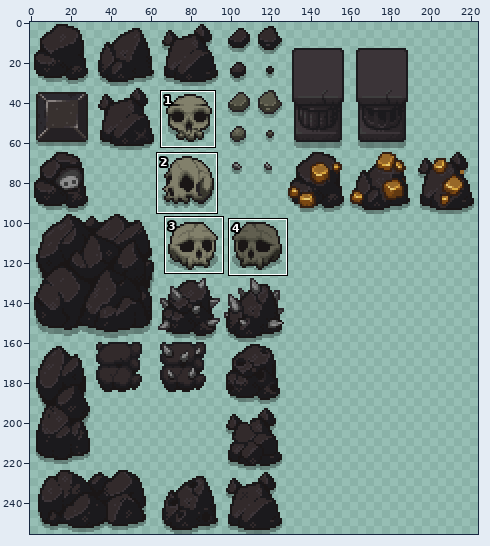
Sprite sheet: resources/gfx/grid/rocks_closet.png. Above, an overview of the earlier version with the close-up marked.
Close-up. Before the commit:
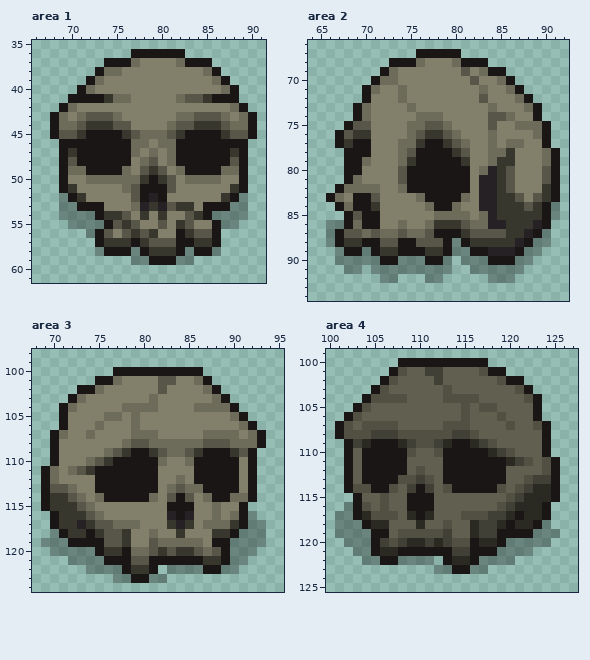
The file is 256x256 pixels. Colours within 5 levels of each other are drawn and written as one. Shown: area 1: x 66..91, y 35..61; area 2: x 64..92, y 66..94; area 3: x 68..95, y 98..124; area 4: x 100..127, y 99..125. The old version is drawn lined up with the new one, on the new canvas. The commit also changed other parts of the picture, which this record leaves out.
Now the later version:
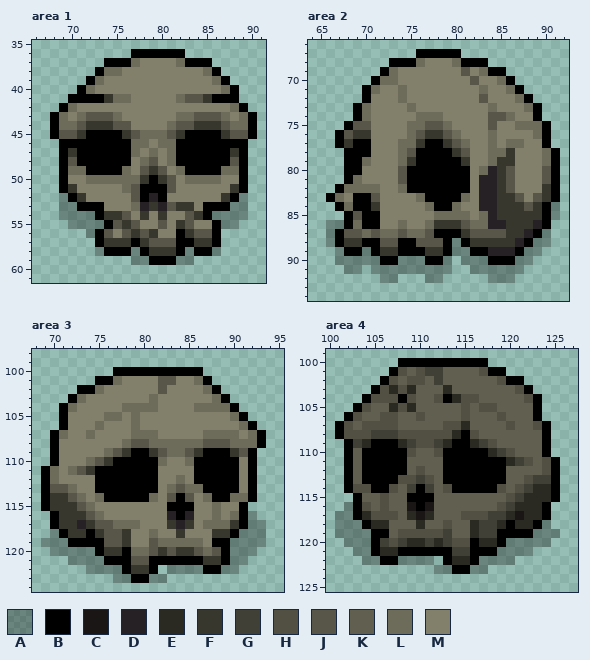
Palette (. is transparent): A #0000004d  B #000000  C #1a1616  D #252124  E #2a2922  F #38372e  G #414036  H #515043  J #575648  K #615f50  L #6d6b5a  M #82806b
Changes in this commit:
canvas 256x256 -> 224x256 (the part of the old canvas that was cut away was empty and is not shown)
--- area 1
@@ x 66..91 @@
 35 ..........................
-36 ...........CCCCCC.........
-37 ........CCCLMMMMLCCC......
-38 .......CLLMMMMMMMMMLC.....
-39 ......CLMMMMMMMMMMMMLC....
-40 .....CLMMMMMMMMMMMMMMLC...
-41 ....CCCCFLLMMMMMLJJFCCC...
-42 ...CLMMMMMMMMMMMMMMMMMLC..
-43 ..CLMLJJJLMMMMMMLLJJJLMLC.
-44 ..CLLJFFFJJMMMMLJJFFFJLLC.
-45 ..CJJFCCCCFJLLLJFCCCCFJJC.
-46 ...CCCCCCCCLLMLLCCCCCCCC..
-47 ...CFCCCCCCLMLMLCCCCCCFC..
-48 ...CJCCCCCCMLJMLCCCCCCJC..
-49 ...CLLCCCCLMJFJMLCCCCLLC..
-50 ...CMMLLLLLLFCFJMLLLLMMC..
-51 ...CFMMMMMLJCCCJMMMMMMFC..
-52 ...ACFMMMMMJCDCMMMMMMFCA..
-53 ...AACCCMMMLDFDJFFMCCCAA..
-54 ...AAAACFFJMFMFMMJFCAAAA..
-55 ....AAAACJFJMMJMFJMMCAA...
-56 ......ACJMJFJFMMCFJJC.....
-57 .......CFFFCFJJJCCFFC.....
-58 .......ACCCACFFFCACCA.....
-59 ...........AACCCAA........
+36 ...........BBBBBB.........
+37 ........BBBLMMMMLBBB......
+38 .......BLLMMMMMMMMMLB.....
+39 ......BLMMMMMMMMMMMMLB....
+40 .....BLMMMMMMMMMMMMMMLB...
+41 ....BBBBFLLMMMMMLJJFBBB...
+42 ...BLMMMMMMMMMMMMMMMMMLB..
+43 ..BLMLJJJLMMMMMMLLJJJLMLB.
+44 ..BLLJFFFJJMMMMLJJFFFJLLB.
+45 ..BJJFBBBBFJLLLJFBBBBFJJB.
+46 ...BBBBBBBBLLMLLBBBBBBBB..
+47 ...BFBBBBBBLMLMLBBBBBBFB..
+48 ...BJBBBBBBMLJMLBBBBBBJB..
+49 ...BLLBBBBLMJFJMLBBBBLLB..
+50 ...BMMLLLLLLFBFJMLLLLMMB..
+51 ...BFMMMMMLJBBBJMMMMMMFB..
+52 ...ABFMMMMMJBDBMMMMMMFBA..
+53 ...AABBBMMMLDFDJFFMBBBAA..
+54 ...AAAABFFJMFMFMMJFBAAAA..
+55 ....AAAABJFJMMJMFJMMBAA...
+56 ......ABJMJFJFMMBFJJB.....
+57 .......BFFFBFJJJBBFFB.....
+58 .......ABBBABFFFBABBA.....
+59 ...........AABBBAA........
 60 ..........................
--- area 2
@@ x 64..92 @@
 66 .............................
-67 ............CCCCC............
-68 .........CCCLMMMLCCC.........
-69 ........CLMMMMMMMJMLCC.......
-70 .......CLLMMMMMMMMJMMLC......
-71 ......CLMMLMMMMMMMMLMMLC.....
-72 ......CMMMLMMMMMMMMJMMMLC....
-73 .....CLMMMMLMMMMMMMMLMMMLC...
-74 .....CLMMMMMLLLMMMMMJJLMMC...
-75 ....CJJMMMMLLJJLMMMMJMMLLLC..
-76 ...CJFFMMMMLJFFJLMMMLMMMMLC..
-77 ...CFCCMMMLLFCCFJLMMLMLLMMC..
-78 ....CCCMMMLJCCCCFJMMLLFMMMLC.
-79 ....CCLMMMLFCCCCCFMMLFFMMMLC.
-80 ....CCMMMMJCCCCCCCMLDFJMMMJC.
-81 ....CLMMMMJCCCCCCCMDDFJMMMJC.
-82 ...CLLLLMMLCCCCCCCMDDFJMMMFC.
-83 ..CLMCCJMMMMLCCCCLMDDFFJMJFC.
-84 ...CLCCFMMMMMLCCLMMDDFFFJFCA.
-85 ....CJCCMMMMMMLLLLMLDFFFFFCA.
-86 ..AACLCCMMLMMLFFFJLLDDFFFDC..
-87 ..ACJJLJLLJLLJCCCFJJJJFFDCA..
-88 ..ACFFCCJJCCJJJCACFFFFFDCAA..
-89 ...ACCACFFCCCFFCAACCDDDCAA...
-90 ...AAAAACCAAACCA.AAACCCAA....
+67 ............BBBBB............
+68 .........BBBLMMMLBBB.........
+69 ........BLMMMMMMMJMLBB.......
+70 .......BLLMMMMMMMMJMMLB......
+71 ......BLMMLMMMMMMMMLMMLB.....
+72 ......BMMMLMMMMMMMMJMMMLB....
+73 .....BLMMMMLMMMMMMMMLMMMLB...
+74 .....BLMMMMMLLLMMMMMJJLMMB...
+75 ....BJJMMMMLLJJLMMMMJMMLLLB..
+76 ...BJFFMMMMLJFFJLMMMLMMMMLB..
+77 ...BFBBMMMLLFBBFJLMMLMLLMMB..
+78 ....BBBMMMLJBBBBFJMMLLFMMMLB.
+79 ....BBLMMMLFBBBBBFMMLFFMMMLB.
+80 ....BBMMMMJBBBBBBBMLDFJMMMJB.
+81 ....BLMMMMJBBBBBBBMDDFJMMMJB.
+82 ...BLLLLMMLBBBBBBBMDDFJMMMFB.
+83 ..BLMBBJMMMMLBBBBLMDDFFJMJFB.
+84 ...BLBBFMMMMMLBBLMMDDFFFJFBA.
+85 ....BJBBMMMMMMLLLLMLDFFFFFBA.
+86 ..AABLBBMMLMMLFFFJLLDDFFFDB..
+87 ..ABJJLJLLJLLJBBBFJJJJFFDBA..
+88 ..ABFFBBJJBBJJJBABFFFFFDBAA..
+89 ...ABBABFFBBBFFBAABBDDDBAA...
+90 ...AAAAABBAAABBA.AAABBBAA....
 91 ....AA.AAAAAAAAA..AAAAAA.....
--- area 3
@@ x 68..95 @@
  99 ............................
-100 .........CCCCCCCCCC.........
-101 .......CCLMMMMJJMMLC........
-102 .....CCLMMMMMMJMMMMLC.......
-103 ....CLMMMMMMMLMMMMMMLC......
-104 ...CLMMMMMLLLLMMMMLLLLC.....
-105 ...CMMMMLLMLMMMMMMMMMMLC....
-106 ...CMMMLMMMLMMMMMMMMMMMLC...
-107 ..CLMMLMMMMLLLMMMMMLLLLMLC..
-108 ..CMMMMMMMLJJLLLLLLJJJLLLC..
-109 ..CMMMMMLJFCCFJLLJFCCCFJC...
-110 ..CMMMLJFCCCCCLMMLCCCCCMC...
-111 .CLMLJFCCCCCCCMMMMCCCCCMC...
-112 .CLMMMMCCCCCCCMMLMCCCCCMC...
-113 .CJJLMMCCCCCCCMLJLLCCCCMC...
-114 .CFFJLMLCCCCCLMJCJMLCCLLC...
-115 .CFFFJLMMMMMMMMCCCMMLMMC....
-116 ..CFFFJLMMMMMMMDCDMMLMLCA...
-117 ..CFFDFJJLLLMMMFDFMLLLFCAA..
-118 ..ACFFCFJJFMMLMMFMMMFFCAAA..
-119 .AAACCCCJJFMMJLLLLLMCCAAAA..
-120 ..AAAAACFFCLLJFJFFJLJCAAA...
-121 ....AAAACCCJJCCCCCCFFCAA....
-122 ......AAAACFFC.AAAACCAA.....
-123 .........AACCAA.............
+100 .........BBBBBBBBBB.........
+101 .......BBLMMMMJJMMLB........
+102 .....BBLMMMMMMJMMMMLB.......
+103 ....BLMMMMMMMLMMMMMMLB......
+104 ...BLMMMMMLLLLMMMMLLLLB.....
+105 ...BMMMMLLMLMMMMMMMMMMLB....
+106 ...BMMMLMMMLMMMMMMMMMMMLB...
+107 ..BLMMLMMMMLLLMMMMMLLLLMLB..
+108 ..BMMMMMMMLJJLLLLLLJJJLLLB..
+109 ..BMMMMMLJFBBFJLLJFBBBFJB...
+110 ..BMMMLJFBBBBBLMMLBBBBBMB...
+111 .BLMLJFBBBBBBBMMMMBBBBBMB...
+112 .BLMMMMBBBBBBBMMLMBBBBBMB...
+113 .BJJLMMBBBBBBBMLJLLBBBBMB...
+114 .BFFJLMLBBBBBLMJBJMLBBLLB...
+115 .BFFFJLMMMMMMMMBBBMMLMMB....
+116 ..BFFFJLMMMMMMMDBDMMLMLBA...
+117 ..BFFDFJJLLLMMMFDFMLLLFBAA..
+118 ..ABFFBFJJFMMLMMFMMMFFBAAA..
+119 .AAABBBBJJFMMJLLLLLMBBAAAA..
+120 ..AAAAABFFBLLJFJFFJLJBAAA...
+121 ....AAAABBBJJBBBBBBFFBAA....
+122 ......AAAABFFB.AAAABBAA.....
+123 .........AABBAA.............
 124 ............................
--- area 4
@@ x 100..127 @@
  99 ............................
-100 ........CCCCCCCCCC..........
-101 .......CHKKGGKKKKHCC........
-102 ......CHKKKKGKKKKKKHCC......
-103 .....CHKKKKKKHKKKKKKKHC.....
-104 ....CHHHHKKKKHHHHKKKKKHC....
-105 ...CHKKKKKKKKKKHKHHKKKKC....
-106 ..CHKKKKKKKKKKKHKKKHKKKC....
-107 .CHKHHHHKKKKKHHHKKKKHKKHC...
-108 .CHHHGGGHHHHHHGGHKKKKKKKC...
-109 ..CGECCCEGHHGECCEGHKKKKKC...
-110 ..CKCCCCCHKKHCCCCCEGHKKKC...
-111 ..CKCCCCCKKKKCCCCCCCEGHKHC..
-112 ..CKCCCCCKHKKCCCCCCCKKKKHC..
-113 ..CKCCCCHHGHKCCCCCCCKKHGGC..
-114 ..CHHCCHKGCGKHCCCCCHKHGEEC..
-115 ...CKKHKKCCCKKKKKKKKHGEEEC..
-116 ..ACHKHKKCCCKKKKKKKHGEEEC...
-117 .AACEHHHKECEKKKHHHGGECEEC...
-118 .AAACEEKKKEKKHKKEGGECEECA...
-119 .AAAACCKHHHHHGKKEGGCCCCAAA..
-120 ..AAACGHGEEGEGHHCEECAAAAA...
-121 ...AACEECCCCCCGGCCCAAAA.....
-122 ....AACCAAAA.CEECAAAA.......
-123 ............AACCAA..........
+100 ........BBBBBBBBBB..........
+101 .......BHKHGGKKKKHBB........
+102 ......BHKHHKGKKKKKKHBB......
+103 .....BHEHEKKKEKKKKKKKHB.....
+104 ....BHHHBHKKHBEHHKKKKKHB....
+105 ...BHKKEHEKKKKKHKHHKKKKB....
+106 ..BHKKHHKKHKKKKHKKKHKKKB....
+107 .BHKHHHHKKKKKHHEKKKKHKKHB...
+108 .BHHHGGGHHHHHHEBHKKKKKKKB...
+109 ..BGEBBBEGHHGEBBEGHKKKKKB...
+110 ..BKBBBBBHKKHBBBBBEGHKKKB...
+111 ..BKBBBBBKKKKBBBBBBBEGHKHB..
+112 ..BKBBBBBKHKKBBBBBBBKKKKHB..
+113 ..BKBBBBHHGHKBBBBBBBKKHGGB..
+114 ..BHHBBHKGBGKHBBBBBHKHGEEB..
+115 ...BKKHKKBBBKKKKKKKKHGEEEB..
+116 ..ABHKHKKCBCKKKKKKKHGEEEB...
+117 .AABEHHHKECEKKKHHHGGECEEB...
+118 .AAABEEKKKEKKHKKEGGEBEEBA...
+119 .AAAABBKHHHHHGKKEGGBBBBAAA..
+120 ..AAABGHGEEGEGHHBEEBAAAAA...
+121 ...AABEEBBBBBBGGBBBAAAA.....
+122 ....AABBAAAA.BEEBAAAA.......
+123 ............AABBAA..........
 124 ............................
Where, in picture pixels (left, top, right, bottom), the same in both close-ups:
changed: (50, 49, 257, 265)
changed: (326, 49, 560, 265)
changed: (41, 367, 266, 583)
changed: (335, 358, 560, 574)
